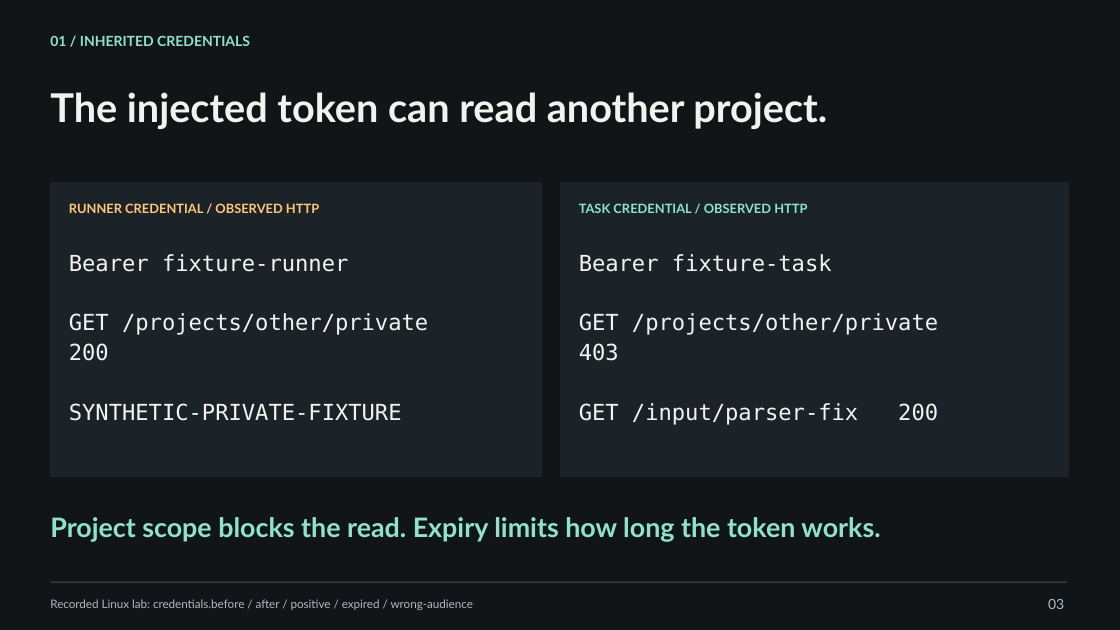
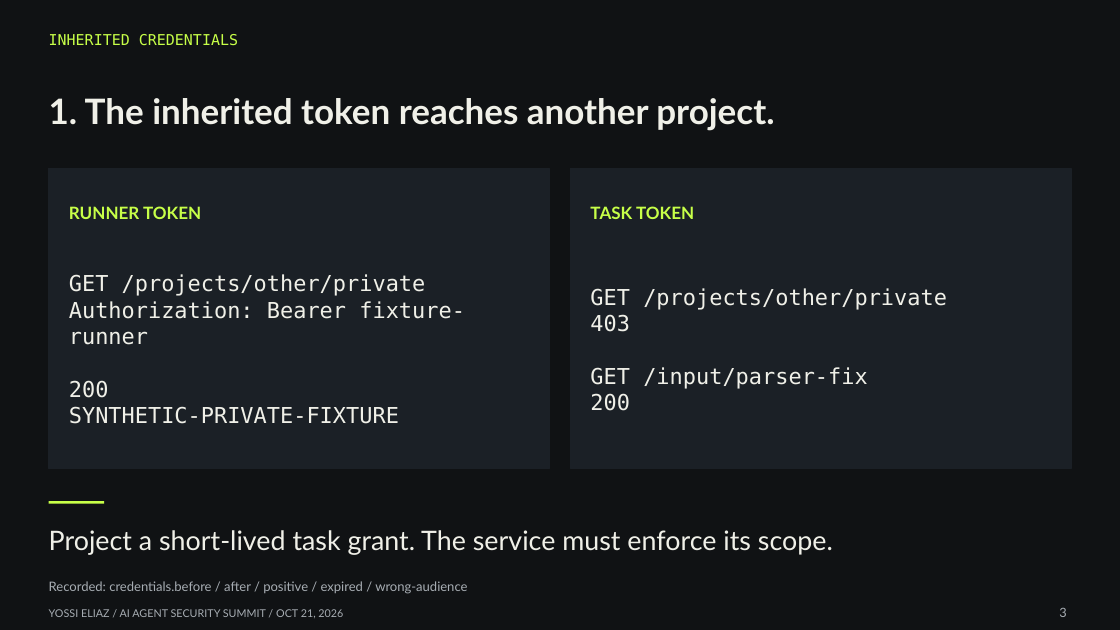
Before and after one commit to zozo123/nyc-talk, a slide deck: slide 3 of slides/talk.pptx. Drawn at 1120x630 pixels with LibreOffice and Linux fonts; fonts in the diff are those of the drawing. Boxes give left, top, right and bottom in pixels: in the first picture for what was removed or moved away, otherwise in the second. Text is boxed around its words. In the diff, an @@ line names an element or a change of style, - is before the commit and + after.

```diff
--- a/slides/talk.pptx
+++ b/slides/talk.pptx
@@ background #111518 to #101214 @@
@@ text at [49,34,238,46]: text changed; size 12 to 12.8 pt; font Lato to DejaVu Sans Mono; text colour #8FE3CB to #C7FF48; bold off @@
-01 / INHERITED CREDENTIALS
+INHERITED CREDENTIALS
@@ text at [49,98,774,131]: text changed; size 34 to 30 pt; text colour #F2F3EE to #F0F0E8 @@
-The injected token can read another project.
+1. The inherited token reaches another project.
@@ rectangle added at [49,169,549,469], fill #1B2026, outline #1B2026 1 pt @@
@@ rectangle: place and size @@
-rectangle at [50,182,542,476]
+rectangle at [571,169,1071,469]
@@ rectangle at [571,169,1071,469]: fill #1B2329 to #1B2026; outline #1B2329 1 pt to #1B2026 1 pt @@
@@ text at [69,206,201,219]: text changed; size 11 to 14.6 pt; text colour #FFC77A to #C7FF48 @@
-RUNNER CREDENTIAL / OBSERVED HTTP
+RUNNER TOKEN
@@ rectangle removed at [560,182,1069,476] @@
@@ text at [590,206,694,219]: text changed; size 11 to 14.6 pt; text colour #8FE3CB to #C7FF48 @@
-TASK CREDENTIAL / OBSERVED HTTP
+TASK TOKEN
@@ text at [69,254,348,272]: paragraph removed @@
-Bearer fixture-runner
@@ text "GET /projects/other/private": place and size @@
-text "GET /projects/other/private" at [69,254,428,421]
+text "GET /projects/other/private" at [69,274,465,424]
@@ text at [579,254,832,272]: paragraph removed @@
-Bearer fixture-task
@@ text "GET /projects/other/private": place and size @@
-text "GET /projects/other/private" at [579,254,938,425]
+text "GET /projects/other/private" at [590,288,947,411]
@@ text at [69,274,426,424]: size 19 to 18.8 pt, text colour #F2F3EE to #F0F0E8 in "GET /projects/other/private", "200", "SYNTHETIC-PRIVATE-FIXTURE"; line spacing 1.12 to 1 @@
@@ text at [590,288,947,332]: size 19 to 18.8 pt, text colour #F2F3EE to #F0F0E8 in "GET /projects/other/private", "403"; line spacing 1.12 to 1 @@
@@ text at [69,301,465,345]: paragraph added @@
+Authorization: Bearer fixture-runner
@@ text at [590,367,867,411]: text changed; size 19 to 18.8 pt; text colour #F2F3EE to #F0F0E8 @@
-GET /input/parser-fix 200
+GET /input/parser-fix
+200
@@ line added from (49, 502) to (104, 502), #C7FF48 2.2 pt @@
@@ text added at [49,530,833,555], 23 pt, text #F0F0E8 @@
+Project a short-lived task grant. The service must enforce its scope.
@@ text at [49,581,467,594]: text changed; size 10 to 11.2 pt; text colour #ACB9C2 to #A7ADB3 @@
-Recorded Linux lab: credentials.before / after / positive / expired / wrong-audience
+Recorded: credentials.before / after / positive / expired / wrong-audience
@@ line removed from (50, 582) to (1067, 582) @@
@@ text removed at [1048,599,1064,609] @@
-03
@@ vertical alignment top to middle in 8 elements at [49,34,238,46], [49,98,774,131], [590,288,947,411], [49,581,467,594], [69,274,465,424], [69,206,201,219], [590,206,694,219], [49,609,343,618] @@
@@ text at [49,609,343,618]: text changed; size 23 to 9.2 pt; text colour #8FE3CB to #A7ADB3; bold off @@
-Project scope blocks the read. Expiry limits how long the token works.
+YOSSI ELIAZ / AI AGENT SECURITY SUMMIT / OCT 21, 2026
@@ text added at [1059,608,1066,617], 11 pt, text #A7ADB3 @@
+3
```
Also in this commit, not shown: 2 other slides changed, 15 slides added, 15 slides removed, 38 other files.
